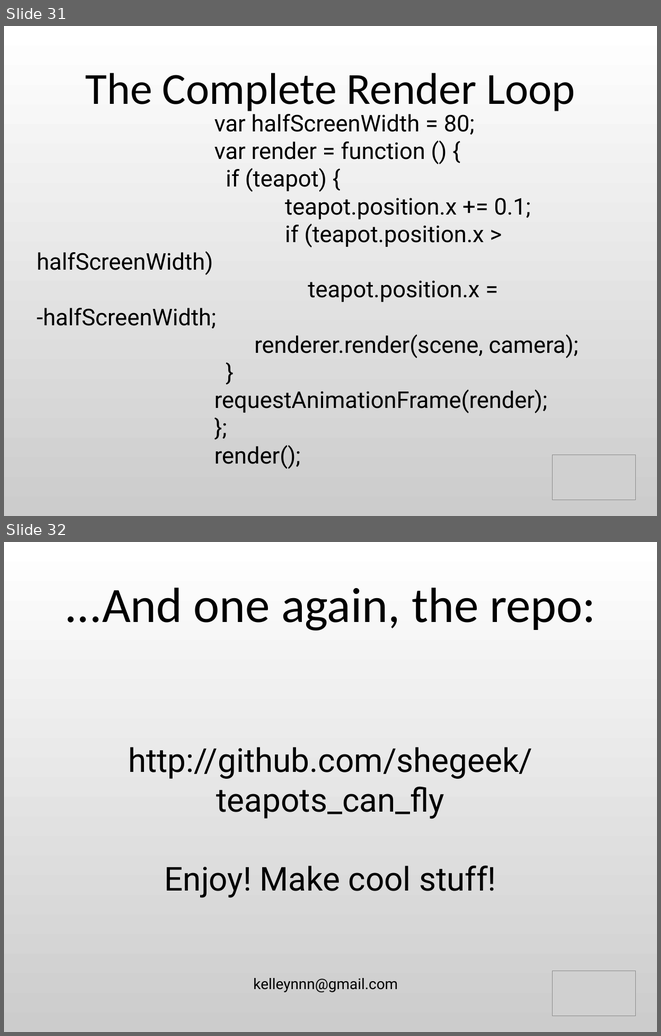
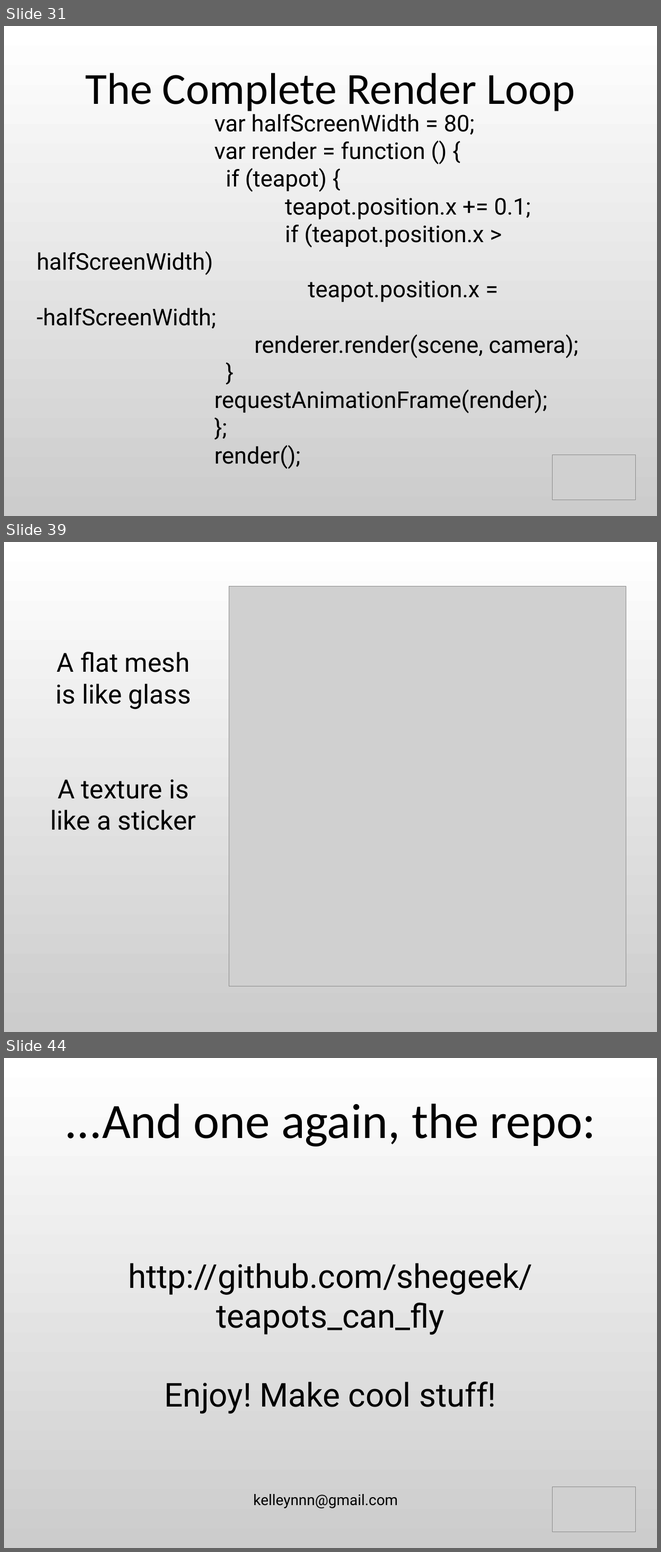
Before and after one commit to shegeek/teapots_can_fly, a slide deck: slides/teapots_can_fly-slides.odp. Shown one above the other, each under a label of ours: slides 31 and 32 before the commit, slides 31, 39 and 44 after it; the slides between them are not shown. The pictures are 661x1036 and 661x1552 pixels, drawn with LibreOffice and Linux fonts; fonts in the diff are those of the drawing; grey boxes stand for pictures. Boxes give left, top, right and bottom in pixels: in the first picture for what was removed or moved away, otherwise in the second. Text is boxed around its words. In the diff, an @@ line names an element or a change of style, - is before the commit and + after.

```diff
--- a/slides/teapots_can_fly-slides.odp
+++ b/slides/teapots_can_fly-slides.odp
@@ slide 39 added at box(4, 542, 657, 1032), background gradient #FFFFFF to #CCCCCC @@
@@ picture added at box(229, 587, 626, 986) @@
@@ subtitle added at box(51, 652, 196, 830), 32 pt, text #000000 @@
+A flat mesh is like glass
+A texture is like a sticker
@@ what was slide 32 is now slide 44 @@
```
Also in this commit, not shown: 12 other slides added, 7 other files.
